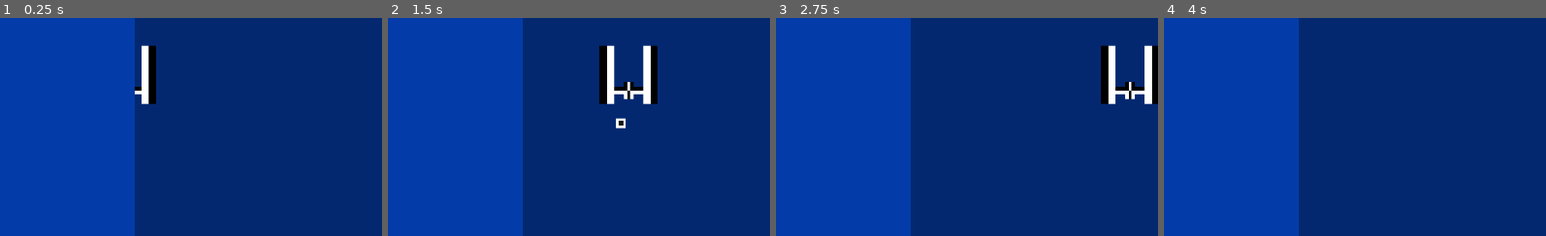
Above: before the commit, frames 1-4 (left to right).
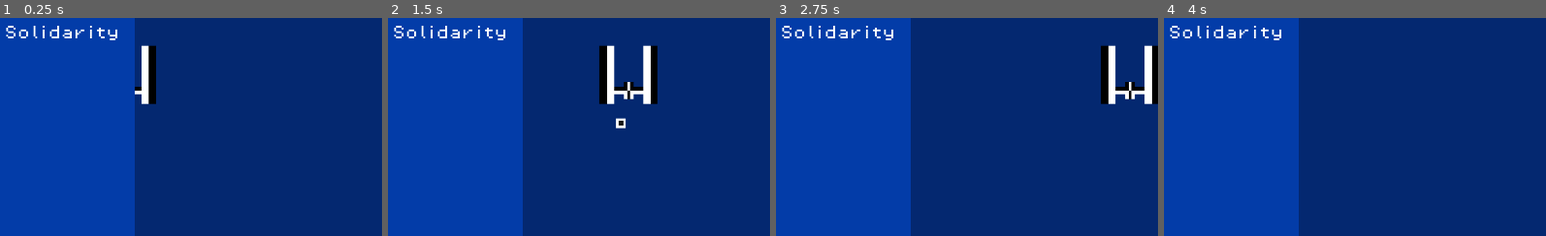
Above: after the commit, the same moments.

Repository: yndajas/qgjam-2023
Game: Godot game, scene res://main.tscn
The game is run twice, just before and just after one commit, with the same random seed, the same clock (stepped at 60 frames per second) and the same inputs. The project has no main scene, so this scene is started directly.
Inputs:
- Up to frame 1 (0.25 s): no input
- Up to frame 2 (1.5 s): hold Right (move_right) 0.53-1.28 s; hold Space (fire) 0.53-1.28 s; hold Left (move_left) from 1.28 s (still down); tap Space (fire) at 1.35 s
- Up to frame 3 (2.75 s): release Left (move_left) at 2.03 s; hold Right (move_right) from 2.03 s (still down); hold Space (fire) from 2.03 s (still down)
- Up to frame 4 (4 s): release Space (fire) at 2.78 s; tap Space (fire) at 2.85 s; release Right (move_right) at 3.53 s; hold Left (move_left) from 3.53 s (still down); hold Space (fire) from 3.53 s (still down)
The pictures show only the part of the screen within x 0-50%, y 18-68%; the shares and areas given below are measured in that part.

The runs differ from the first frame. In frame 1, 0.6% of the frame differs, in the area x 1-31%, y 3-11%; in frame 2, 0.6%; in frame 3, 0.6%; in frame 4, 0.6%.

Commit message:
Render flags
I encountered some difficulty when trying to wipe the free the flag
nodes and re-render them. Initially I was checking the node name to see
if it was "Flag". I played around with reversing the array of nodes,
but this never quite worked right. After switching to check if the class
is "Sprite2D", it worked fine. If the information panel had another
"Sprite2D", this would be problematic, but it would probably be best to
refactor this into a separate node with an associated script handling
this logic

Diff:
--- a/main.tscn
+++ b/main.tscn
@@ -38,4 +38,13 @@
 bbcode_enabled = true
 text = "[center]0000"
 
+[node name="SolidarityText" type="RichTextLabel" parent="InformationPanel"]
+layout_mode = 0
+offset_top = 144.0
+offset_right = 240.0
+offset_bottom = 168.0
+theme = ExtResource("3_fo0jw")
+bbcode_enabled = true
+text = "[center]Solidarity"
+
 [connection signal="timeout" from="EnemySpawnTimer" to="." method="_on_enemy_spawn_timer_timeout"]
--- /dev/null
+++ b/scenes/flag.tscn
@@ -0,0 +1,9 @@
+[gd_scene load_steps=2 format=3 uid="uid://cauw06mh5vxln"]
+
+[ext_resource type="Texture2D" uid="uid://btwnekhi4n15s" path="res://assets/images/sprites/flags.png" id="1_cxof4"]
+
+[node name="Flag" type="Sprite2D"]
+scale = Vector2(4, 4)
+texture = ExtResource("1_cxof4")
+region_enabled = true
+region_rect = Rect2(2.08165e-12, 2.08165e-12, 16, 12)
--- a/scripts/global.gd
+++ b/scripts/global.gd
@@ -2,8 +2,21 @@
 
 const CHARACTER_GUN_OFFSET: int = 40
 const EXPECTED_BULLET_EDGE_OFFSET: int = 8
+const FLAG_SCALE: int = 4
+const FLAG_SPRITE_HEIGHT: int = 12
+const FLAG_SPRITE_WIDTH: int = 16
+const EXPECTED_FLAG_HEIGHT: int = FLAG_SPRITE_HEIGHT * FLAG_SCALE
+const EXPECTED_FLAG_WIDTH: int = FLAG_SPRITE_WIDTH * FLAG_SCALE
+const EXPECTED_FLAG_EDGE_OFFSET_X: int = roundi(EXPECTED_FLAG_WIDTH / 2.0)
+const EXPECTED_FLAG_EDGE_OFFSET_Y: int = roundi(EXPECTED_FLAG_HEIGHT / 2.0)
+const FLAG_RENDER_GRID_GAP: int = 16
+const FLAG_SPRITE_GRID_GAP: int = 1
 const PLAYABLE_BOTTOM_EDGE: int = 720
 const PLAYABLE_LEFT_EDGE: int = 240
 const PLAYABLE_RIGHT_EDGE: int = 1280
 const PLAYABLE_TOP_EDGE: int = 0
+const FLAG_AREA_START_X: int = roundi(
+	(PLAYABLE_LEFT_EDGE - (EXPECTED_FLAG_WIDTH * 2 + FLAG_RENDER_GRID_GAP)) / 2.0
+)
+const FLAG_AREA_START_Y: int = 192
 var bullet_scene: PackedScene = preload("res://scenes/bullet.tscn")
--- a/scripts/main.gd
+++ b/scripts/main.gd
@@ -2,6 +2,7 @@
 
 var collected_flags: Array[int]
 var enemy_scene: PackedScene = preload("res://scenes/enemy.tscn")
+var flag_scene: PackedScene = preload("res://scenes/flag.tscn")
 var uncollected_flags: Array[int] = [0, 1, 2, 3, 4, 5, 6, 7, 8, 9, 10, 11, 12, 13]
 var score: int = 0
 @onready var converts_count_text: RichTextLabel = $InformationPanel/ConvertsCountText
@@ -30,12 +31,14 @@
 	uncollected_flags = uncollected_flags.filter(
 		func(uncollected_flag): return uncollected_flag != collected_flag
 	)
+	render_flags()
 
 
 func lose_flag() -> void:
 	var flag = collected_flags.pop_back()
 	var index_to_insert_at: int = randi_range(0, uncollected_flags.size())
 	uncollected_flags.insert(index_to_insert_at, flag)
+	render_flags()
 
 
 func on_enemy_converted() -> void:
@@ -57,6 +60,44 @@
 	for panel_child in information_panel.get_children():
 		panel_child.size.x = Global.PLAYABLE_LEFT_EDGE
 	update_score_counter()
+
+
+func render_flags() -> void:
+	for child in information_panel.get_children():
+		if child.get_class() == "Sprite2D":
+			child.queue_free()
+
+	var index: int = 0
+	for flag in collected_flags:
+		var sprite_column = floor(flag / 2.0)
+		var sprite_row = flag % 2
+		var flag_sprite: Sprite2D = flag_scene.instantiate()
+		flag_sprite.scale = Vector2(Global.FLAG_SCALE, Global.FLAG_SCALE)
+		flag_sprite.region_rect = Rect2(
+			sprite_column * (Global.FLAG_SPRITE_WIDTH + Global.FLAG_SPRITE_GRID_GAP),
+			sprite_row * (Global.FLAG_SPRITE_HEIGHT + Global.FLAG_SPRITE_GRID_GAP),
+			Global.FLAG_SPRITE_WIDTH,
+			Global.FLAG_SPRITE_HEIGHT
+		)
+
+		var render_column = index % 2
+		var render_row = floor(index / 2.0)
+		flag_sprite.global_position = Vector2(
+			(
+				render_column * (Global.EXPECTED_FLAG_WIDTH + Global.FLAG_RENDER_GRID_GAP)
+				+ Global.EXPECTED_FLAG_EDGE_OFFSET_X
+				+ Global.FLAG_AREA_START_X
+			),
+			(
+				render_row * (Global.EXPECTED_FLAG_HEIGHT + Global.FLAG_RENDER_GRID_GAP)
+				+ Global.EXPECTED_FLAG_EDGE_OFFSET_Y
+				+ Global.FLAG_AREA_START_Y
+			),
+		)
+
+		information_panel.add_child(flag_sprite)
+
+		index += 1
 
 
 func spawn_enemy() -> void:
